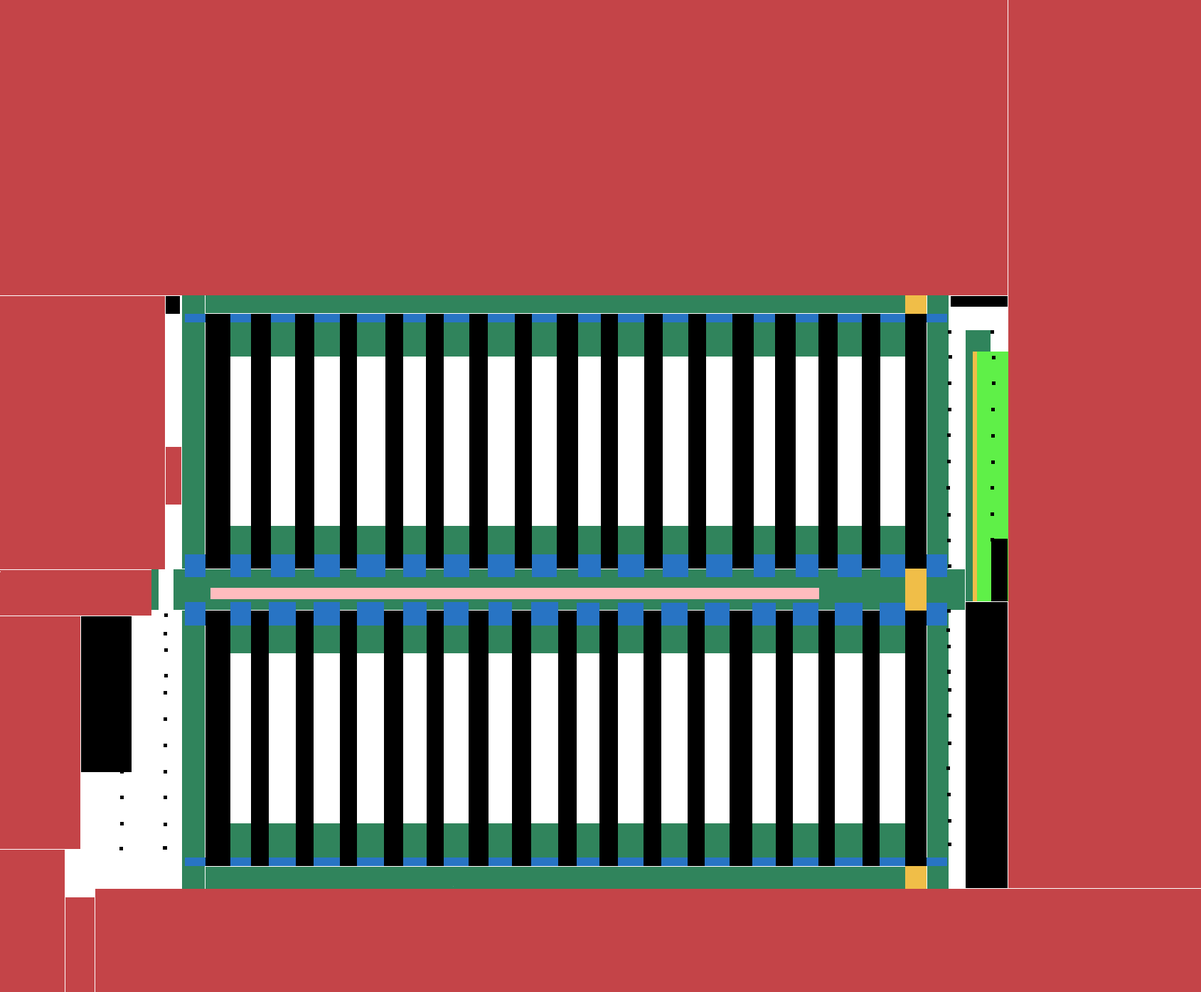
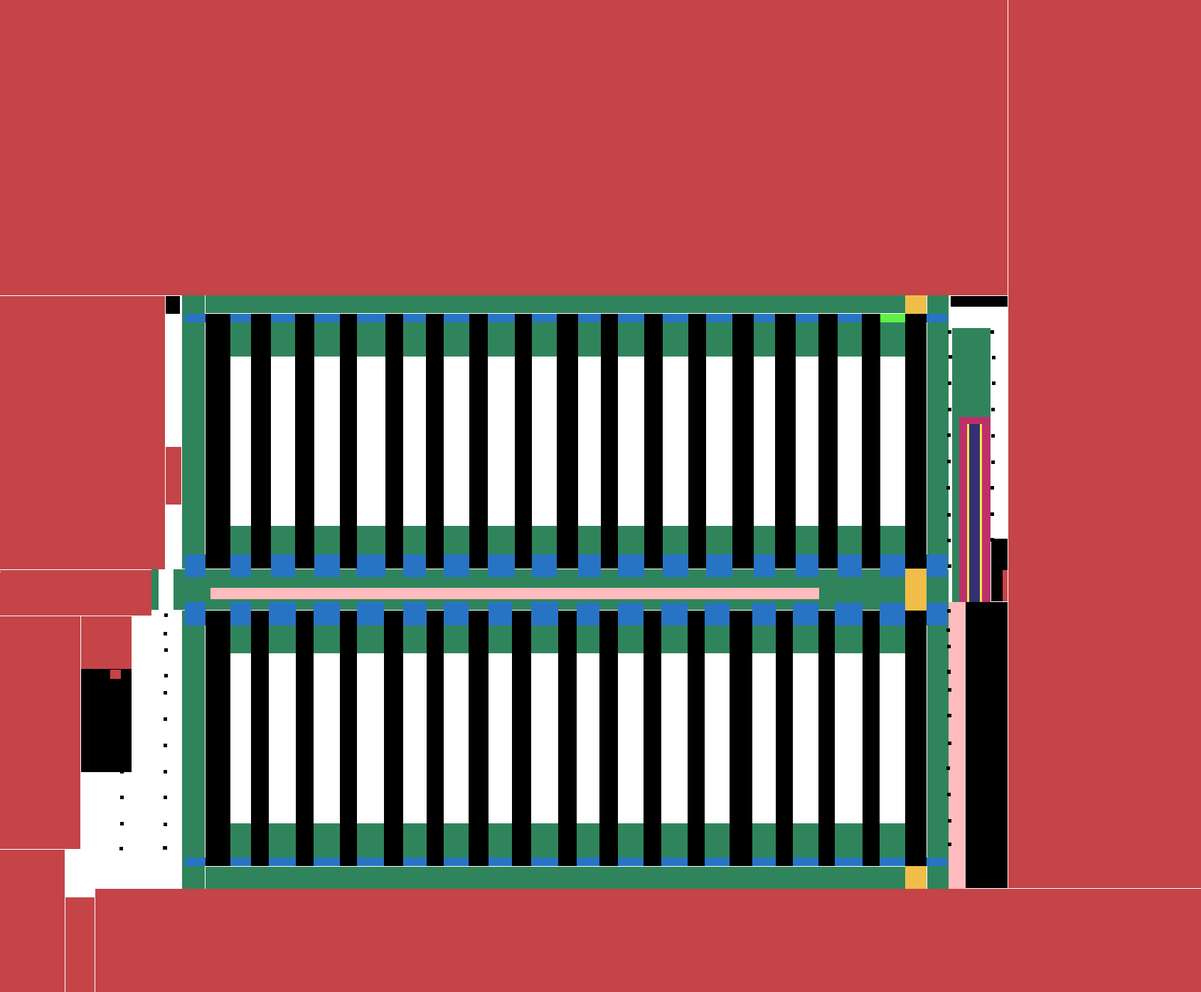
Layered file, before and after one edit (w=1201, h=992). Changes by layer:
added group "Obstacles" with 4 layers above "Pack-Out 1" over [81, 313, 1008, 888]
moved "Racks" into group "Obstacles" over [880, 313, 906, 323]
moved "Supervisor's desk" into group "Obstacles" over [965, 538, 1008, 602]
moved "Stairs protection" into group "Obstacles" over [81, 313, 1008, 772]
moved "Poles" into group "Obstacles" over [119, 330, 999, 851]
added group "Pack-Out 1" with 6 layers above "Preferred direction" over [959, 416, 991, 602]
added layer "PO1 | Queue" in group "Pack-Out 1" over [969, 423, 981, 602]
added layer "PO1 | One-way: North / South" in group "Pack-Out 1" over [969, 423, 981, 602]
added layer "PO1 | One-way: West / East" in group "Pack-Out 1" over [978, 423, 983, 602]
added layer "PO1 | One-way: East / West" in group "Pack-Out 1" over [967, 423, 971, 602]
added layer "PO1 | Reduced speed" in group "Pack-Out 1" over [969, 423, 981, 602]
added layer "PO1 | Stay-on-path" in group "Pack-Out 1" over [959, 416, 991, 602]
added group "Preferred direction" with 3 layers above "Supervisor's desk protection" over [880, 313, 906, 323]
renamed "One way East - West" to "One way: East / West", moved it into group "Preferred direction", painted on it over [948, 351, 978, 611]
added layer "One way: South / North" in group "Preferred direction" over [880, 313, 906, 323]
added layer "Supervisor's desk protection" above "Meeting area" over [948, 601, 966, 889]
removed layer "One way North - South" over [977, 351, 1009, 602]
painted on "Warning sounds" over [948, 327, 991, 610]
